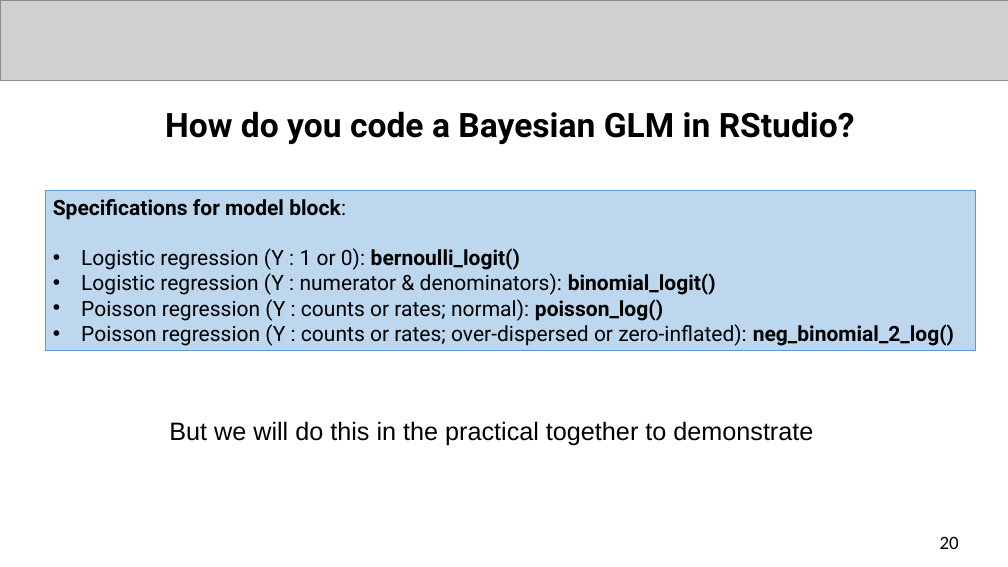
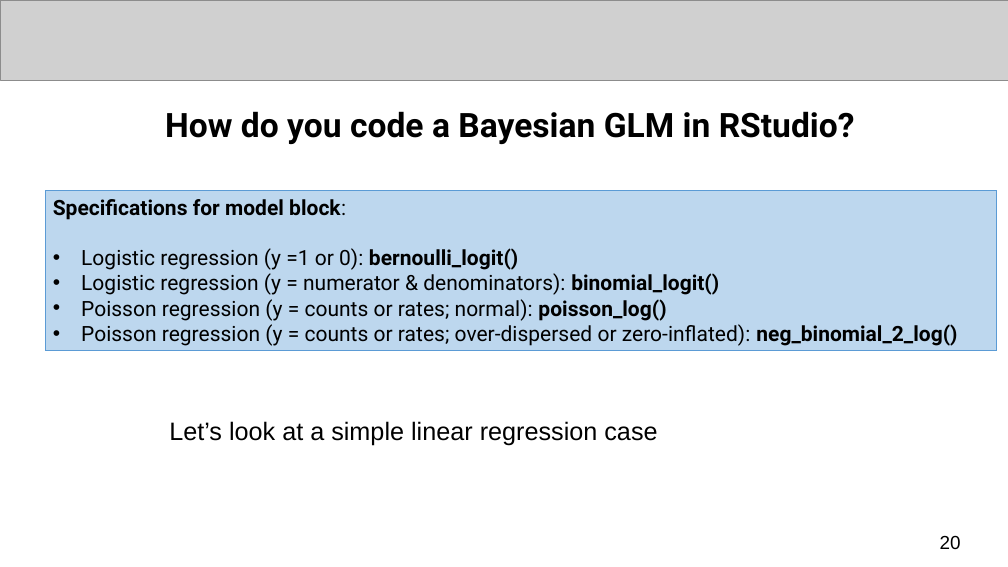
Before and after one commit to UCLPG-MSC-SGDS/GEOG0125, a slide deck: slide 20 of Lecture_notes_ppt/GEOG0125 Week 2 Lecture - Bayesian GLMs.pptx. Drawn at 1008x567 pixels with LibreOffice and Linux fonts; fonts in the diff are those of the drawing; grey boxes stand for pictures. Boxes give left, top, right and bottom in pixels: in the first picture for what was removed or moved away, otherwise in the second. Text is boxed around its words. In the diff, an @@ line names an element or a change of style, - is before the commit and + after.

```diff
--- a/Lecture_notes_ppt/GEOG0125 Week 2 Lecture - Bayesian GLMs.pptx
+++ b/Lecture_notes_ppt/GEOG0125 Week 2 Lecture - Bayesian GLMs.pptx
@@ rectangle "Specifications for model block:": place and size @@
-rectangle "Specifications for model block:" at (45, 191, 975, 351)
+rectangle "Specifications for model block:" at (45, 191, 997, 351)
@@ text in rectangle at (81, 248, 957, 346): text changed @@
-• Logistic regression (Y : 1 or 0): bernoulli_logit()
-• Logistic regression (Y : numerator & denominators): binomial_logit()
-• Poisson regression (Y : counts or rates; normal): poisson_log()
-• Poisson regression (Y : counts or rates; over-dispersed or zero-inflated): neg_binomial_2_log()
+• Logistic regression (y =1 or 0): bernoulli_logit()
+• Logistic regression (y = numerator & denominators): binomial_logit()
+• Poisson regression (y = counts or rates; normal): poisson_log()
+• Poisson regression (y = counts or rates; over-dispersed or zero-inflated): neg_binomial_2_log()
@@ text at (169, 421, 657, 446): text changed @@
-But we will do this in the practical together to demonstrate
+Let’s look at a simple linear regression case
@@ page number at (940, 535, 961, 549): font Calibri to Arial @@
```
Also in this commit, not shown: 18 other slides changed, 3 slides added, 1 other file.
